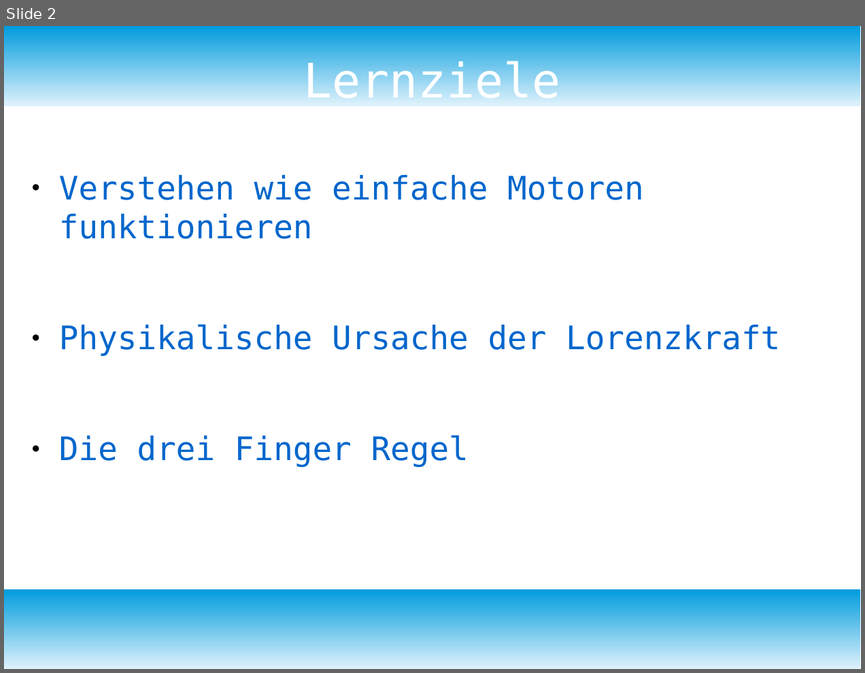
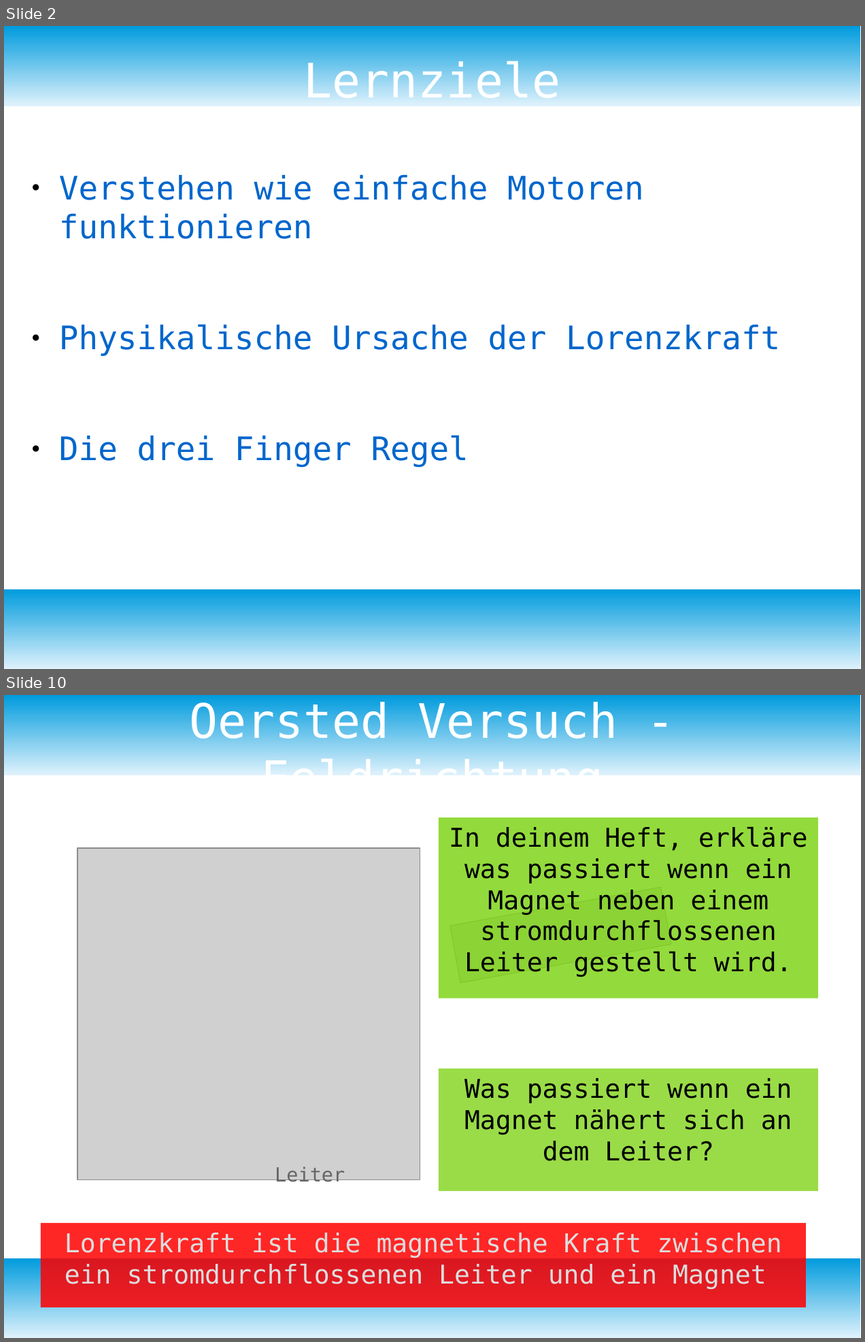
Before and after one commit to bearums/teaching, a slide deck: B5/physik/D12/2)Elektromagnetismus/05_HomopolarMotor/Homopolar_Motor.odp. Shown one above the other, each under a label of ours: slide 2 before the commit, slides 2 and 10 after it; the slides between them are not shown. The pictures are 865x673 and 865x1342 pixels, drawn with LibreOffice and Linux fonts; fonts in the diff are those of the drawing; grey boxes stand for pictures. Boxes give left, top, right and bottom in pixels: in the first picture for what was removed or moved away, otherwise in the second. Text is boxed around its words. In the diff, an @@ line names an element or a change of style, - is before the commit and + after.

```diff
--- a/B5/physik/D12/2)Elektromagnetismus/05_HomopolarMotor/Homopolar_Motor.odp
+++ b/B5/physik/D12/2)Elektromagnetismus/05_HomopolarMotor/Homopolar_Motor.odp
@@ slide 10 added at [4,695,861,1338], background #FFFFFF; not listed: 2 template elements that a slide beside it also shows @@
@@ title added at [189,700,618,771], 44 pt, text #FFFFFF @@
+Oersted Versuch - Feldrichtung
@@ rectangle added at [439,817,818,998], fill #81D41A at 85% opacity, 24 pt, text #000000 @@
+In deinem Heft, erkläre was passiert wenn ein Magnet neben einem stromdurchflossenen Leiter gestellt wird.
@@ picture added at [77,848,420,1180] @@
@@ picture added at [450,887,672,983] @@
@@ rectangle added at [439,1068,818,1190], fill #81D41A at 80% opacity, 24 pt, text #000000 @@
+Was passiert wenn ein Magnet nähert sich an dem Leiter?
@@ text added at [275,1166,345,1185], 18 pt, text #666666 @@
+Leiter
@@ rectangle added at [41,1223,806,1308], fill #FF0000 at 85% opacity, 24 pt, text #DDDDDD @@
+Lorenzkraft ist die magnetische Kraft zwischen ein stromdurchflossenen Leiter und ein Magnet
```
Also in this commit, not shown: 4 slides changed, 13 other slides added, 11 other files.
